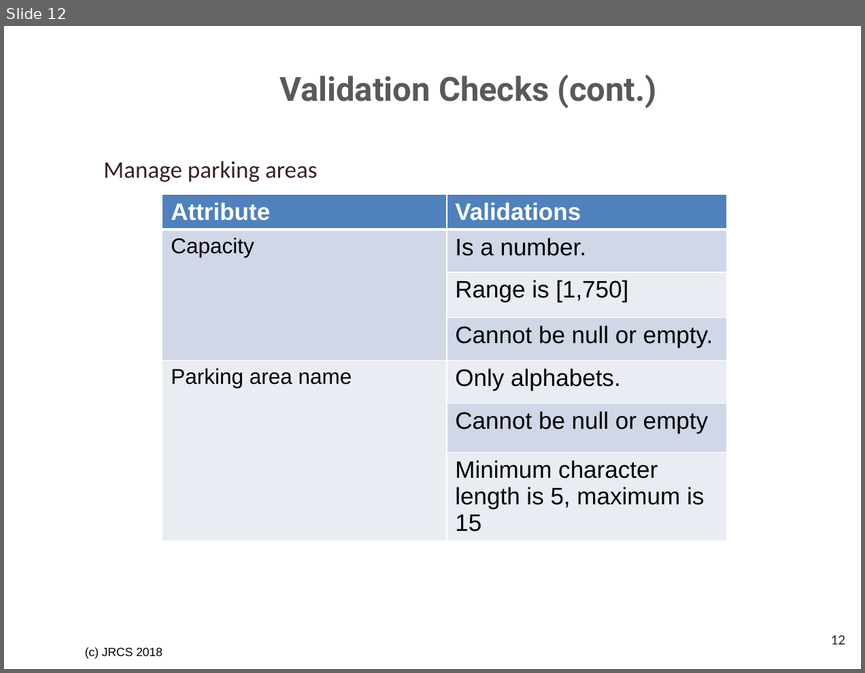
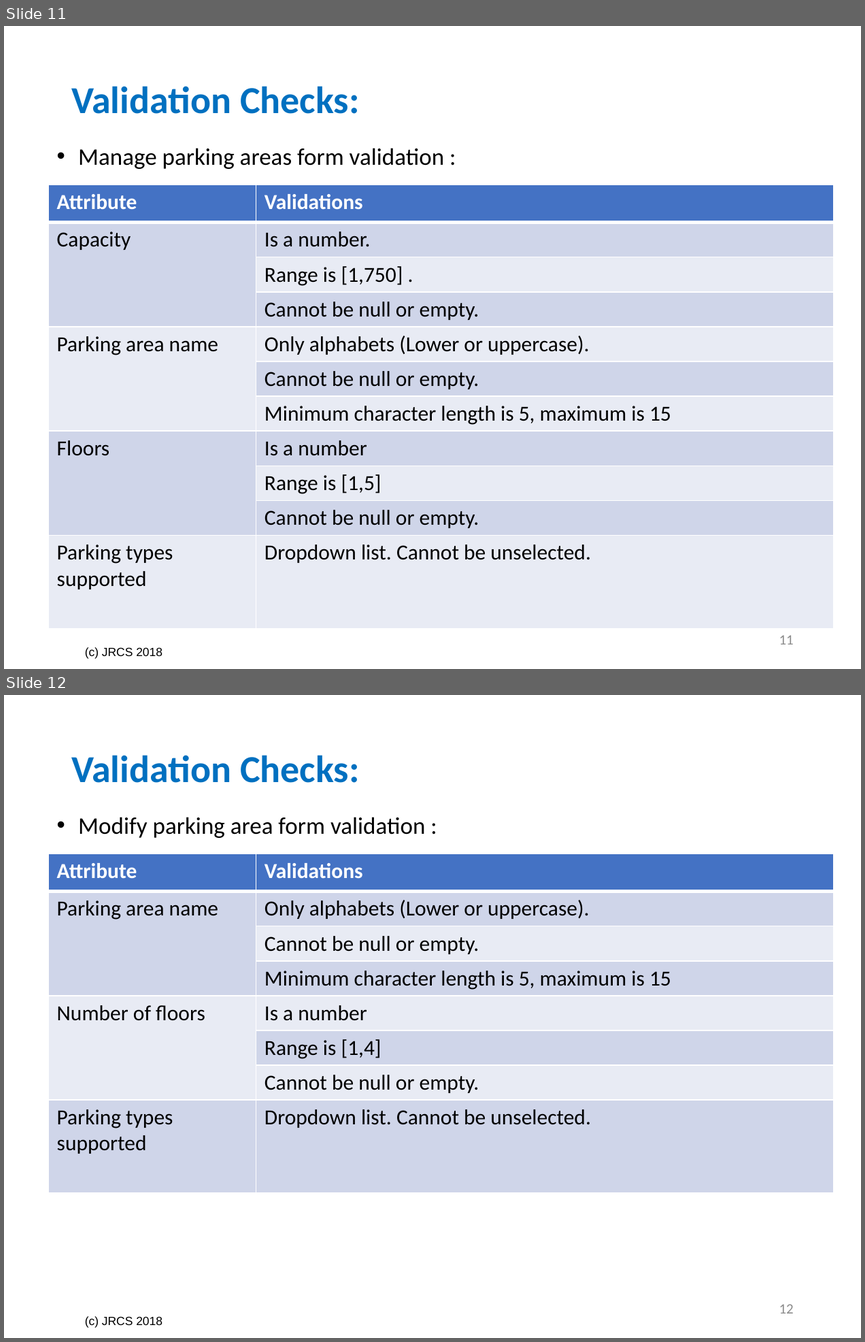
Before and after one commit to SrihariShastry/UTA_Parking, a slide deck: Project_Analysis_Team_3/Validation Checks and Rules Tables.pptx. Shown one above the other, each under a label of ours: slide 12 before the commit, slides 11 and 12 after it. The pictures are 865x673 and 865x1342 pixels, drawn with LibreOffice and Linux fonts; fonts in the diff are those of the drawing; background and template pictures are left out. Boxes give left, top, right and bottom in pixels: in the first picture for what was removed or moved away, otherwise in the second. Text is boxed around its words. In the diff, an @@ line names an element or a change of style, - is before the commit and + after.

Commit message:
Reviewed validations and rules ppt

```diff
--- a/Project_Analysis_Team_3/Validation Checks and Rules Tables.pptx
+++ b/Project_Analysis_Team_3/Validation Checks and Rules Tables.pptx
@@ slide 12 added at [4,695,861,1338], background #FFFFFF; not listed: 1 template element that a slide beside it also shows @@
@@ title added at [71,755,359,783], 32 pt, text #0070C0, bold @@
+Validation Checks:
@@ text added at [78,817,425,838], 20 pt, text #000000 @@
+• Modify parking area form validation :
@@ table added at [49,853,834,1190], 8 rows, 2 columns @@
+Attribute | Validations
+Parking area name | Only alphabets (Lower or uppercase).
+ | Cannot be null or empty.
+ | Minimum character length is 5, maximum is 15
+Number of floors | Is a number
+ | Range is [1,4]
+ | Cannot be null or empty.
+Parking types supported | Dropdown list. Cannot be unselected.
@@ page number added at [779,1304,793,1313], 12 pt, text #8C8C8C @@
+12
@@ what was slide 12 is now slide 11 @@
@@ slide 11 changed as well @@
@@ title at [71,86,359,114]: text changed; size 28 to 32 pt; font Roboto to Calibri; text colour #595959 to #0070C0 @@
-Validation Checks (cont.)
+Validation Checks:
@@ text at [78,148,444,169]: text changed; text colour #3A2222 to #000000 @@
-Manage parking areas
+• Manage parking areas form validation :
@@ table at [49,184,834,624] @@
-row 3, column 2: Range is [1,750]
+row 3, column 2: Range is [1,750] .
-row 5, column 2: Only alphabets.
+row 5, column 2: Only alphabets (Lower or uppercase).
-row 6, column 2: Cannot be null or empty
+row 6, column 2: Cannot be null or empty.
+row 8: Floors | Is a number
+row 9:  | Range is [1,5]
+row 10:  | Cannot be null or empty.
+row 11: Parking types supported | Dropdown list. Cannot be unselected.
@@ table: place and size @@
-table at [162,194,727,534]
+table at [49,184,834,624]
@@ page number added at [779,635,793,644], 12 pt, text #8C8C8C @@
+11
@@ page number removed at [831,635,845,644] @@
-12
```
Also in this commit, not shown: 10 other slides changed, 10 other slides added, 13 slides removed, 9 other files.
